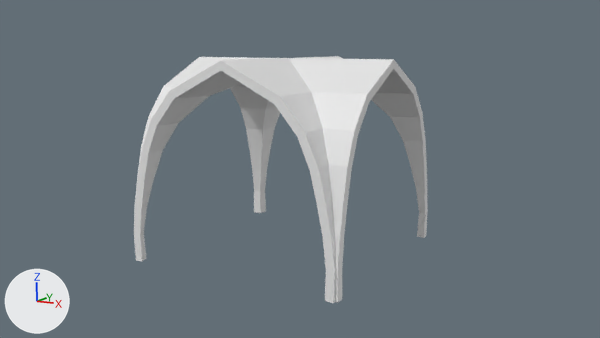
Before and after pictures for a commit that changed the Blender file Assets/Meshes/Church Arch.blend.
Rendered twice from the file's camera 'Camera'. Every picture has the same lights, and +X, +Y and +Z are marked at lower left.

In view in the first picture: 'Vert'.
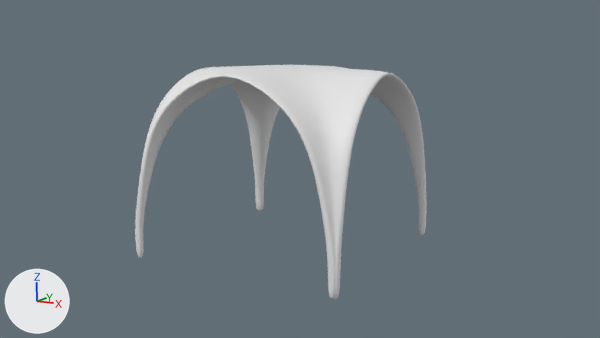
Boxes (x1, y1, x2, y2) around the edits, measured in the pictures (600 x 338 px):
'Vert', modifiers changed
    before: (134, 56, 428, 303)
    after: (135, 65, 427, 299)

The change in detail:
me_vert has 178 vertices, 176 faces and spans x -4.0..4.0, y -4.0..4.0, z -3.5..3.5.
me_vert is used by ob_vert; location (5.29, 4.0, 3.5); rotation (0.0, 0.0, 3.142), in degrees (0, 0, 180).
me_vert part 1: all faces are now shaded smooth (176 of 176 changed).
Object 'Vert' (ob_vert) gains a SUBSURF modifier named 'Subsurf'.
